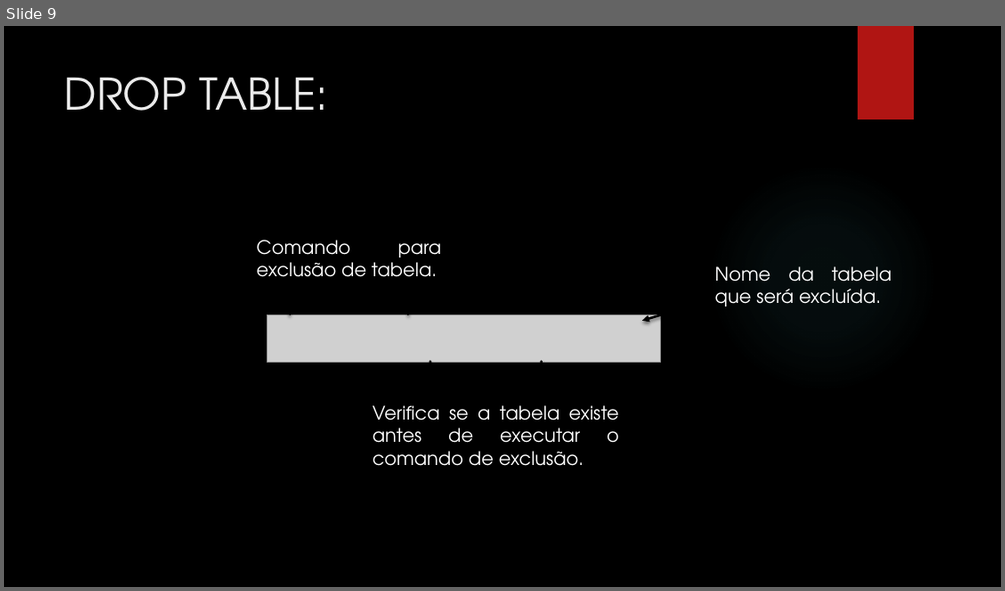
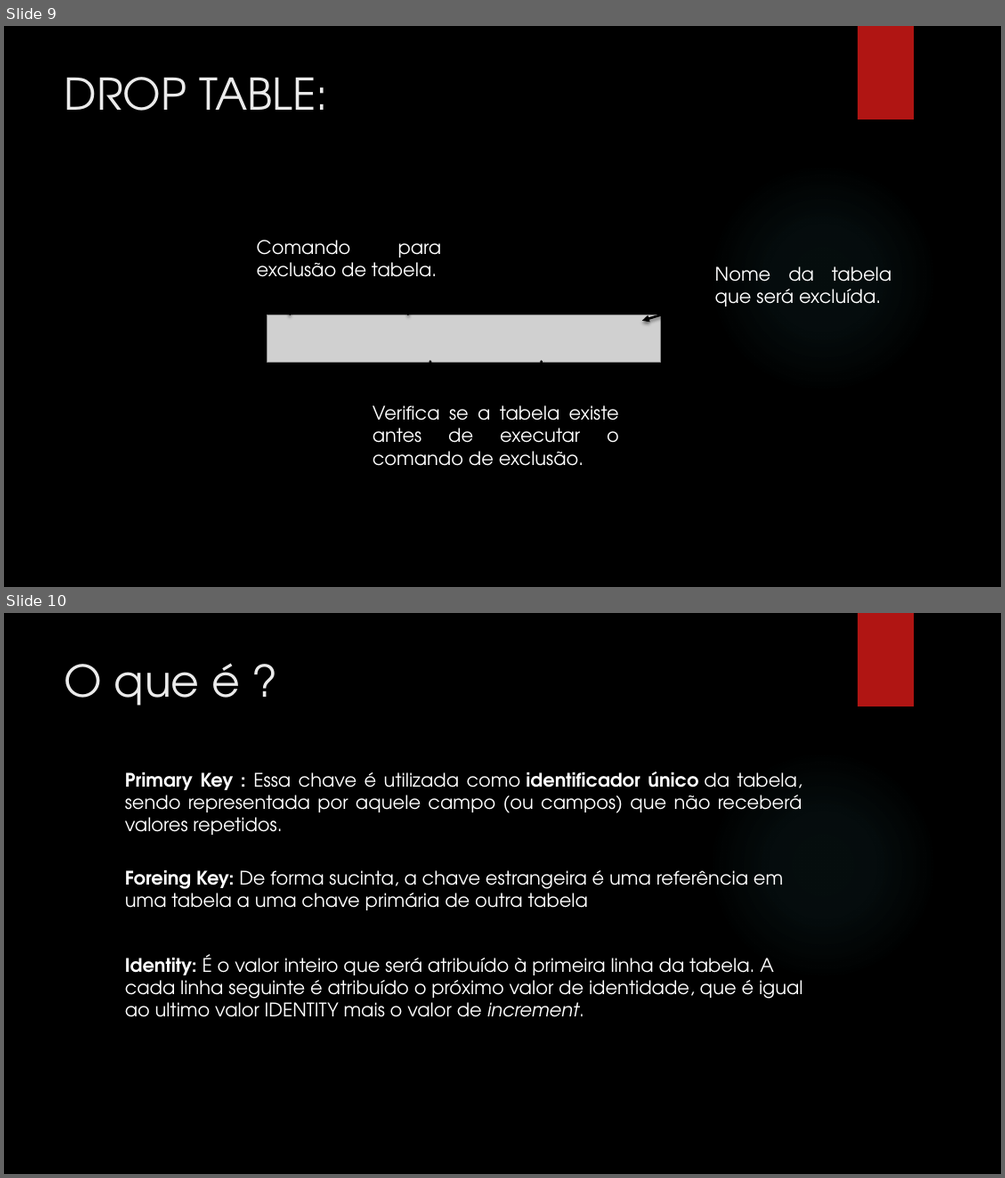
Before and after one commit to 3du4rd4/becajava.apresenta-oDDL, a slide deck: TIPOS_DE_DADOS.pptx. Shown one above the other, each under a label of ours: slide 9 before the commit, slides 9 and 10 after it. The pictures are 1005x591 and 1005x1178 pixels, drawn with LibreOffice and Linux fonts; fonts in the diff are those of the drawing; grey boxes stand for pictures; background and template pictures are left out. Boxes give left, top, right and bottom in pixels: in the first picture for what was removed or moved away, otherwise in the second. Text is boxed around its words. In the diff, an @@ line names an element or a change of style, - is before the commit and + after.

Commit message:
Novas informções

```diff
--- a/TIPOS_DE_DADOS.pptx
+++ b/TIPOS_DE_DADOS.pptx
@@ slide 10 added at <box>4,613,1001,1174</box>, background picture (left out); not listed: 2 template elements that a slide beside it also shows @@
@@ title added at <box>65,663,240,706</box>, 42 pt, text #EBEBEB @@
+O que é ?
@@ text added at <box>125,771,802,835</box>, 18 pt, text #FFFFFF @@
+Primary Key : Essa chave é utilizada como identificador único da tabela, sendo representada por aquele campo (ou campos) que não receberá valores repetidos.
@@ text added at <box>125,870,783,910</box>, 18 pt, text #FFFFFF @@
+Foreing Key: De forma sucinta, a chave estrangeira é uma referência em uma tabela a uma chave primária de outra tabela
@@ text added at <box>125,954,803,1017</box>, 18 pt, text #FFFFFF @@
+Identity: É o valor inteiro que será atribuído à primeira linha da tabela. A cada linha seguinte é atribuído o próximo valor de identidade, que é igual ao ultimo valor IDENTITY mais o valor de increment.
```
